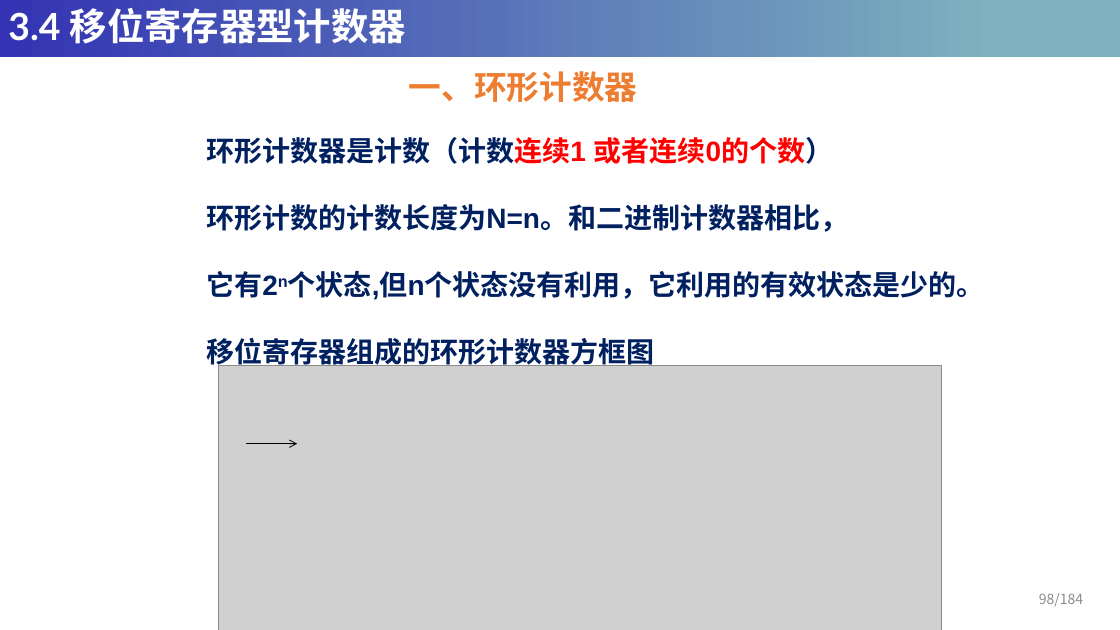
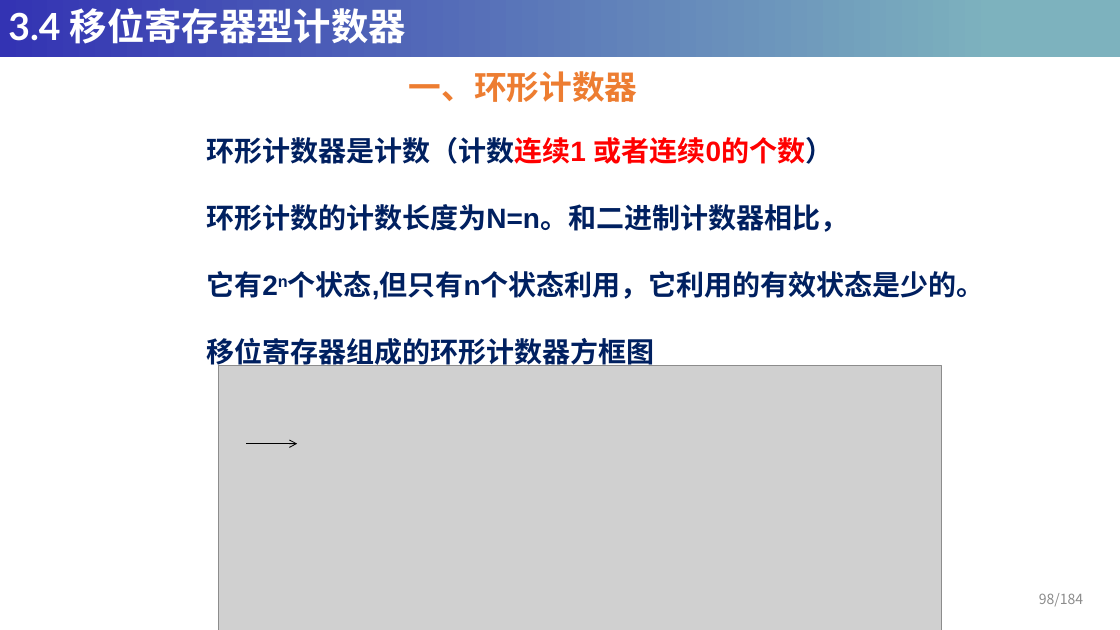
Before and after one commit to HeyuanMingong/heyuanmingong.github.io, a slide deck: slide 98 of DC/第六章-时序逻辑电路.pptx. Drawn at 1120x630 pixels with LibreOffice and Linux fonts; fonts in the diff are those of the drawing; grey boxes stand for pictures. Boxes give left, top, right and bottom in pixels: in the first picture for what was removed or moved away, otherwise in the second. Text is boxed around its words. In the diff, an @@ line names an element or a change of style, - is before the commit and + after.

```diff
--- a/DC/第六章-时序逻辑电路.pptx
+++ b/DC/第六章-时序逻辑电路.pptx
@@ text at [206,271,985,300]: text changed @@
-它有2n个状态,但n个状态没有利用，它利用的有效状态是少的。
+它有2n个状态,但只有n个状态利用，它利用的有效状态是少的。
```
Also in this commit, not shown: 20 other slides changed, 1 other file.
